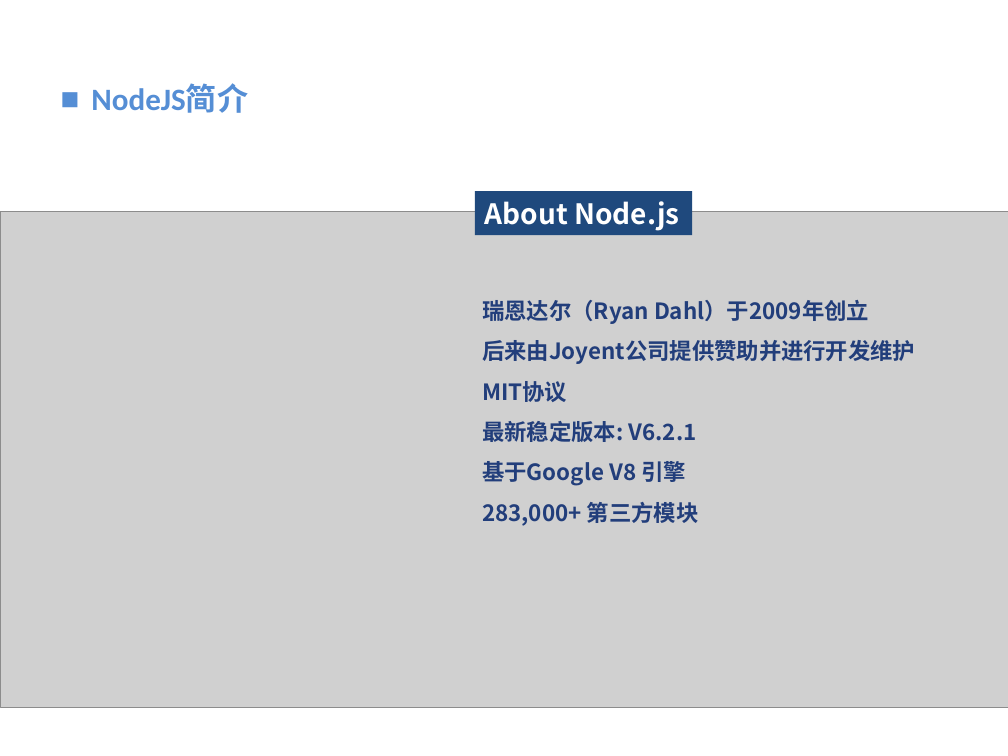
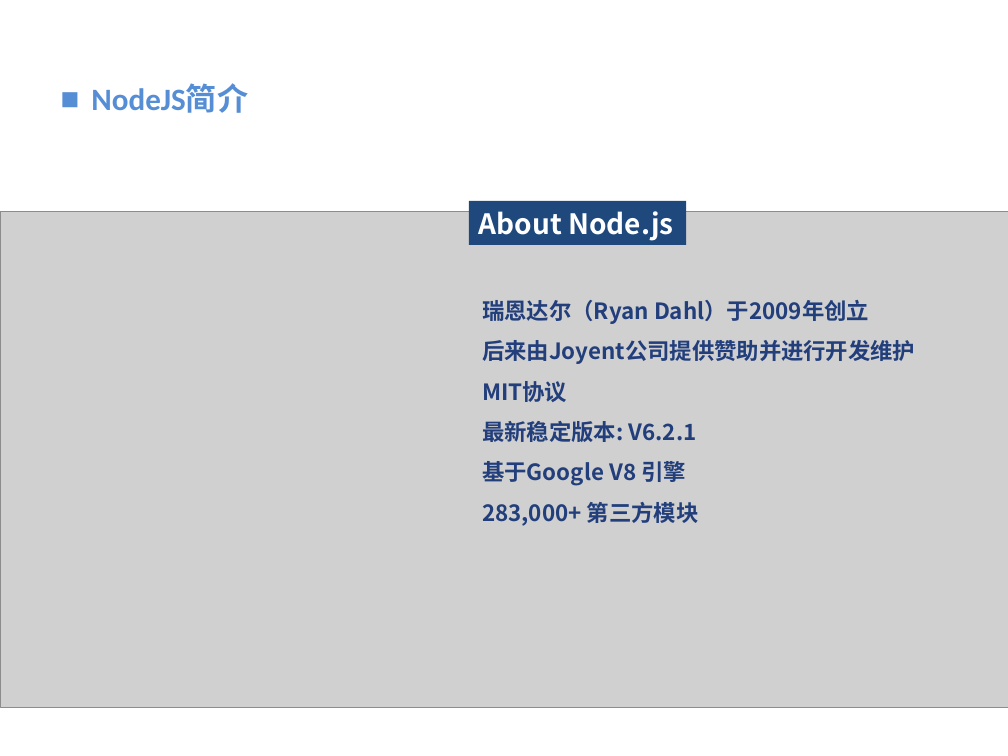
Before and after one commit to vaik/Documents, a slide deck: slide 4 of 我的分享/NodeJS基础概念理解.ppt (slide 3 before the commit). Drawn at 1008x756 pixels with LibreOffice and Linux fonts; fonts in the diff are those of the drawing; grey boxes stand for pictures; background and template pictures are left out. Boxes give left, top, right and bottom in pixels: in the first picture for what was removed or moved away, otherwise in the second. Text is boxed around its words. In the diff, an @@ line names an element or a change of style, - is before the commit and + after.

```diff
--- a/我的分享/NodeJS基础概念理解.ppt
+++ b/我的分享/NodeJS基础概念理解.ppt
@@ rectangle "About Node.js": place and size @@
-rectangle "About Node.js" at box(475, 192, 692, 236)
+rectangle "About Node.js" at box(469, 201, 686, 245)
```
Also in this commit, not shown: 7 other slides changed, 3 slides added, 1 other file.
